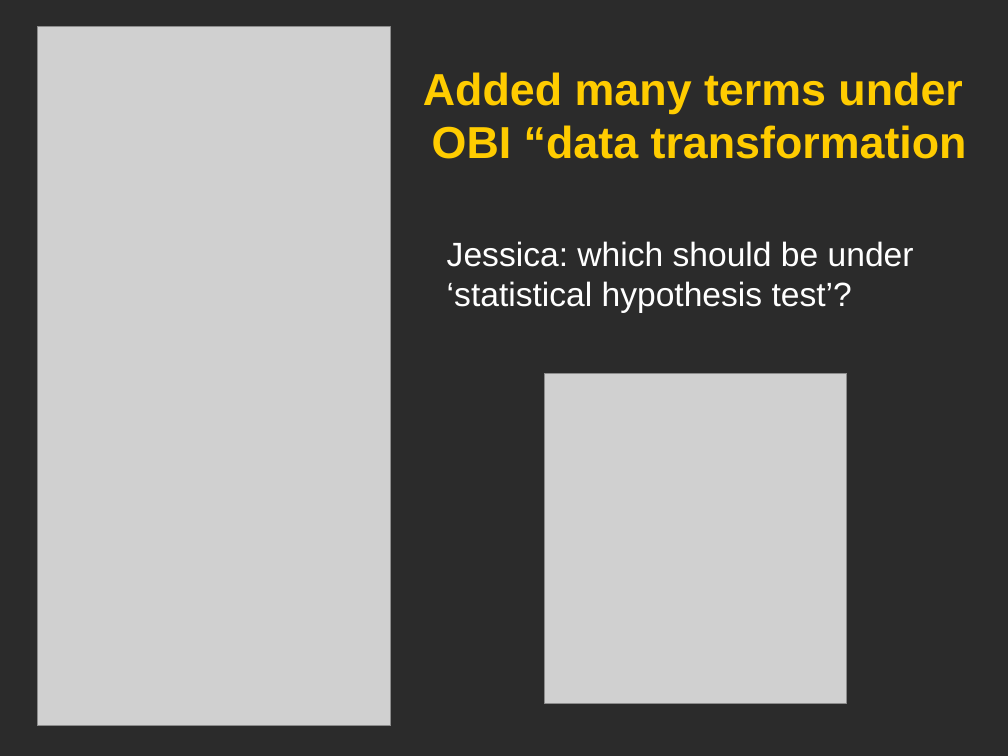
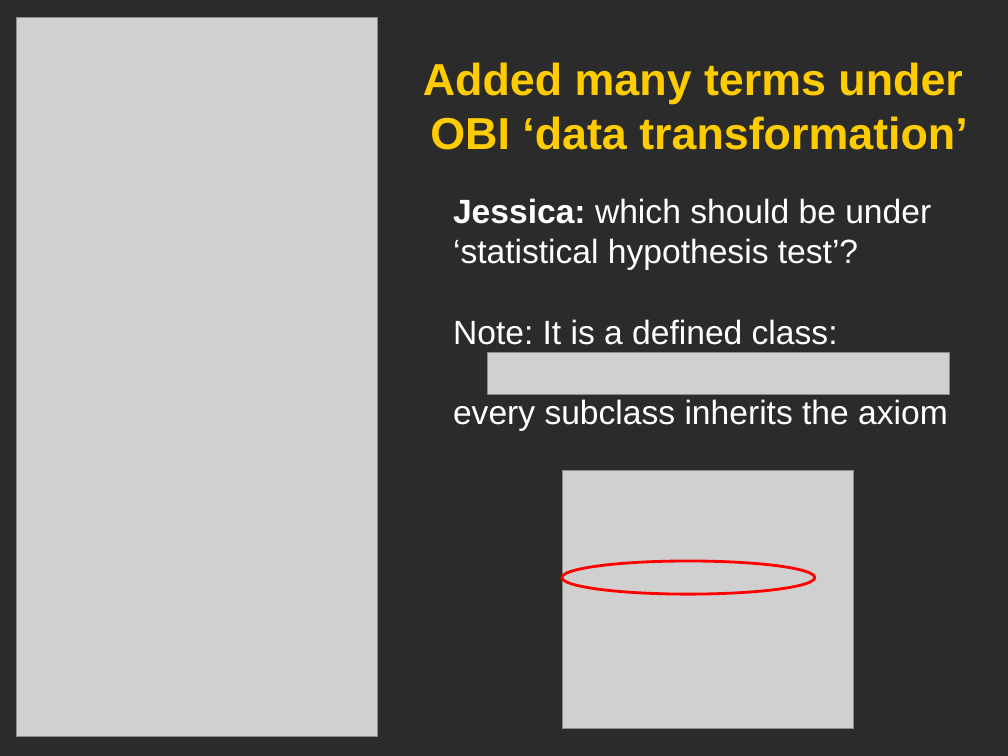
Before and after one commit to obi-ontology/obi-legacy-svn, a slide deck: slide 8 of trunk/docs/presentations/OBI workshop May 2012 Ann Arbor/OBI Statistics/OBIstat_Apr82013.pptx. Drawn at 1008x756 pixels with LibreOffice and Linux fonts; fonts in the diff are those of the drawing; grey boxes stand for pictures; background and template pictures are left out; a plain dark background stands for a picture behind light text. Boxes give left, top, right and bottom in pixels: in the first picture for what was removed or moved away, otherwise in the second. Text is boxed around its words. In the diff, an @@ line names an element or a change of style, - is before the commit and + after.

```diff
--- a/trunk/docs/presentations/OBI workshop May 2012 Ann Arbor/OBI Statistics/OBIstat_Apr82013.pptx
+++ b/trunk/docs/presentations/OBI workshop May 2012 Ann Arbor/OBI Statistics/OBIstat_Apr82013.pptx
@@ picture resized from (x1=37, y1=27, x2=391, y2=726) to (x1=17, y1=17, x2=378, y2=737) @@
@@ title at (x1=423, y1=62, x2=967, y2=150): text changed @@
-Added many terms under
-OBI “data transformation
+Added many terms under
+OBI ‘data transformation’
@@ text "Jessica: which should be under ..." moved from (x1=447, y1=241, x2=914, y2=313) to (x1=453, y1=198, x2=948, y2=431) @@
@@ text at (x1=453, y1=198, x2=931, y2=270): bold on in "Jessica:" @@
@@ text at (x1=453, y1=319, x2=948, y2=431): paragraphs added @@
+Note: It is a defined class:
+every subclass inherits the axiom
@@ picture added at (x1=487, y1=353, x2=949, y2=394) @@
@@ picture resized from (x1=544, y1=373, x2=847, y2=704) to (x1=562, y1=471, x2=854, y2=729) @@
@@ ellipse added at (x1=561, y1=561, x2=814, y2=595), outline #FF0000 2 pt @@
```
Also in this commit, not shown: 4 other slides changed, 1 slide added, 3 other files.
